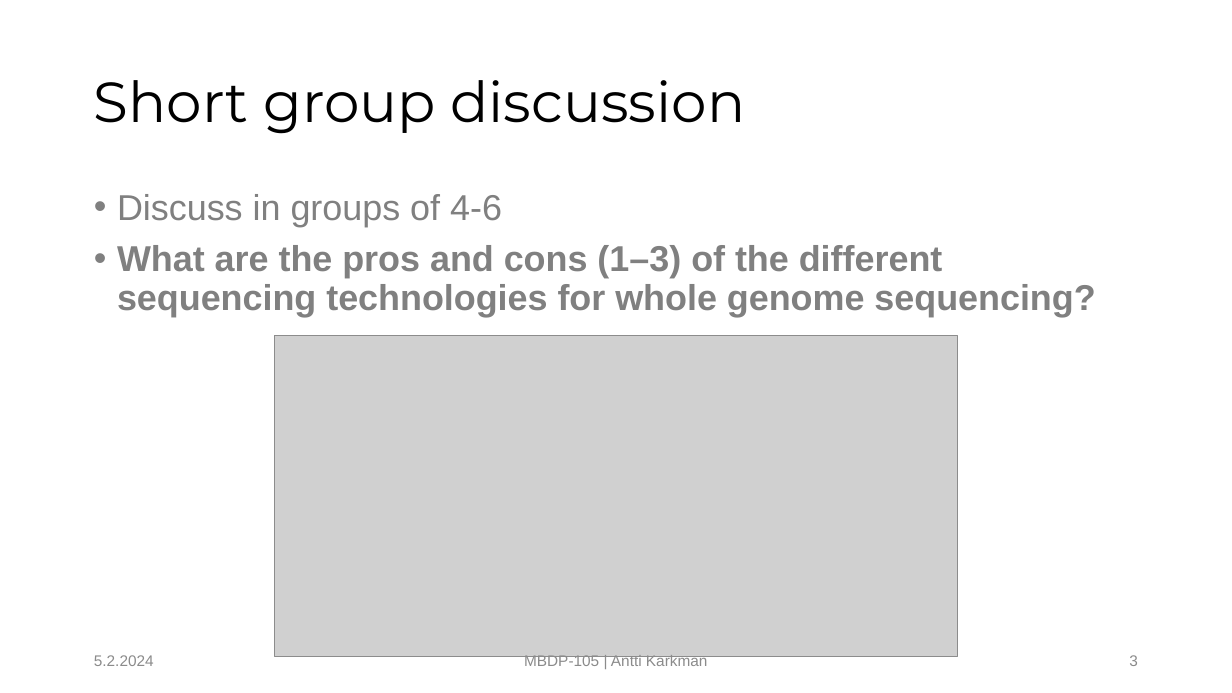
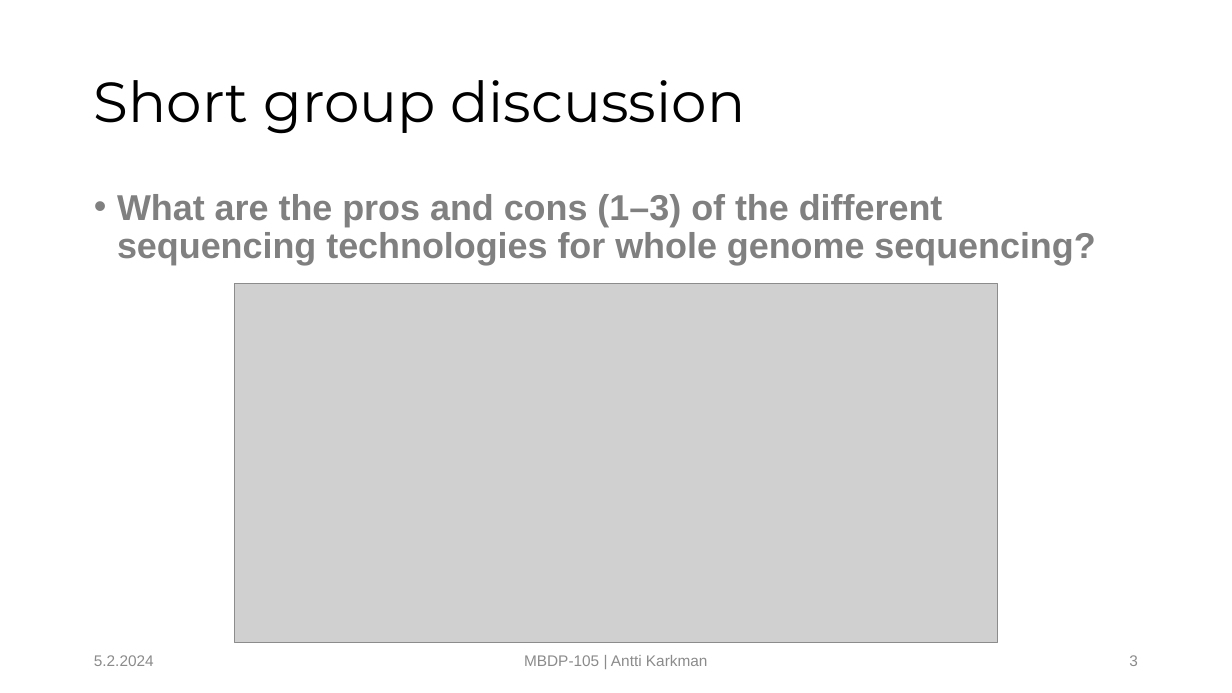
Before and after one commit to MBDP-bioinformatics-courses/MBDP_Genomics_2024, a slide deck: slide 3 of Lectures/Sequencing101.pptx. Drawn at 1232x693 pixels with LibreOffice and Linux fonts; fonts in the diff are those of the drawing; grey boxes stand for pictures. Boxes give left, top, right and bottom in pixels: in the first picture for what was removed or moved away, otherwise in the second. Text is boxed around its words. In the diff, an @@ line names an element or a change of style, - is before the commit and + after.

```diff
--- a/Lectures/Sequencing101.pptx
+++ b/Lectures/Sequencing101.pptx
@@ text at (117,194,502,227): paragraph removed @@
-• Discuss in groups of 4-6
@@ picture: place and size @@
-picture at (274,335,958,656)
+picture at (234,284,998,642)
```
Also in this commit, not shown: 1 other file.
